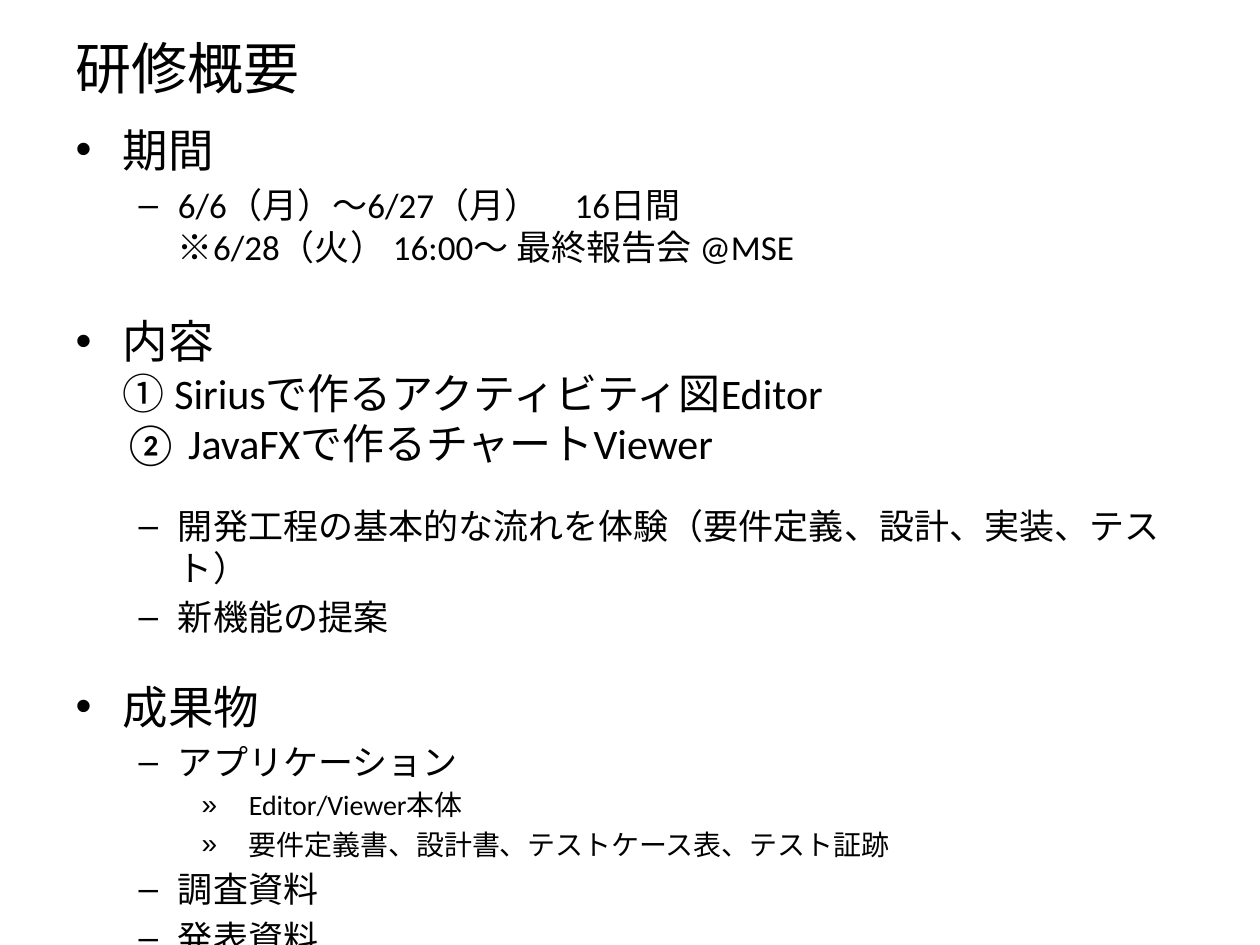
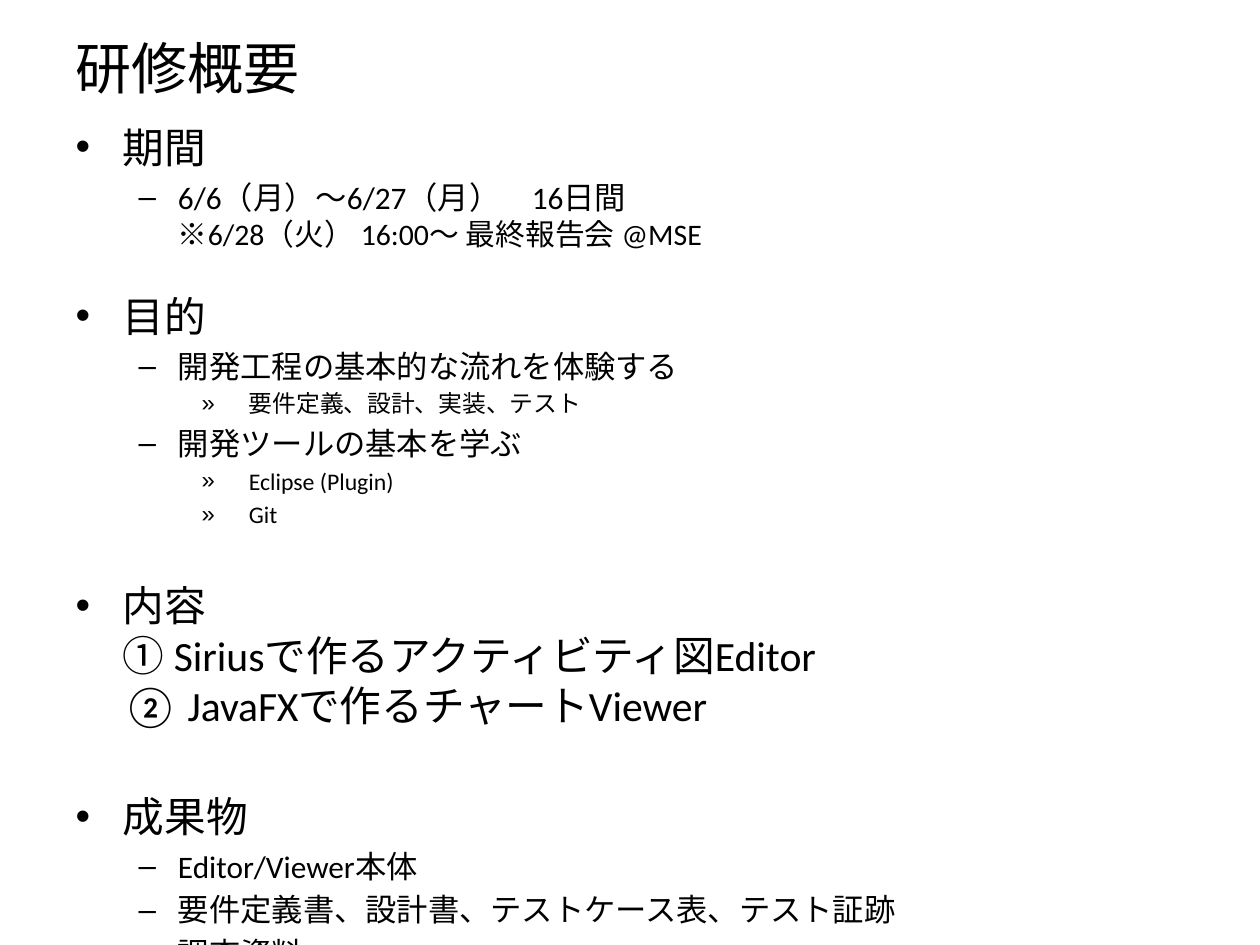
Before and after one commit to N-Saito/Training, a slide deck: slide 3 of 新人研修.pptx. Drawn at 1260x945 pixels with LibreOffice and Linux fonts; fonts in the diff are those of the drawing. Boxes give left, top, right and bottom in pixels: in the first picture for what was removed or moved away, otherwise in the second. Text is boxed around its words. In the diff, an @@ line names an element or a change of style, - is before the commit and + after.

```diff
--- a/新人研修.pptx
+++ b/新人研修.pptx
@@ text at [123, 128, 896, 924]: size 26 to 23.8 pt in "期間", "内容", "成果物"; size 20 to 17.9 pt in "6/6（月）～6/27（月） 16日間", "調査資料", "発表資料"; size 20 to 17 pt in "※6/28（火） 16:00～ 最終報告会 @MSE"; size 24 to 23.8 pt in "① Siriusで作るアクティビティ図Editor ② JavaFXで作るチャートViewer"; size 16 to 17.9 pt in "Editor/Viewer本体", "要件定義書、設計書、テストケース表、テスト証跡"; bullet » to –; list level 3 to 2 in "Editor/Viewer本体"; list level 3 to 2 in "要件定義書、設計書、テストケース表、テスト証跡" @@
@@ text at [123, 297, 678, 523]: paragraphs added @@
+• 目的
+  – 開発工程の基本的な流れを体験する
+    » 要件定義、設計、実装、テスト
+  – 開発ツールの基本を学ぶ
+    » Eclipse (Plugin)
+    » Git
@@ text at [178, 509, 1160, 633]: paragraphs removed @@
-  – 開発工程の基本的な流れを体験（要件定義、設計、実装、テスト）
-  – 新機能の提案
@@ text at [178, 746, 458, 777]: paragraph removed @@
-  – アプリケーション
```
Also in this commit, not shown: 6 other slides changed, 1 other file.
